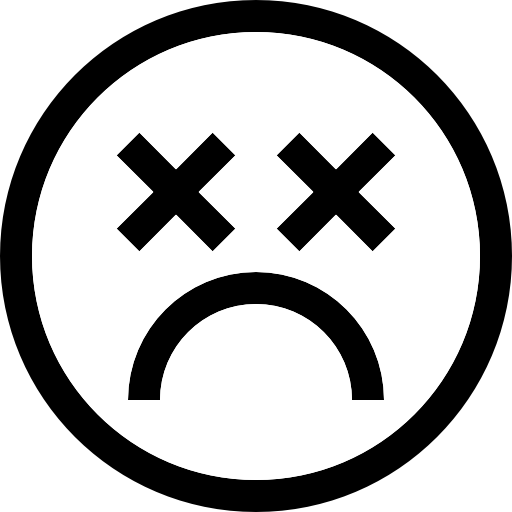
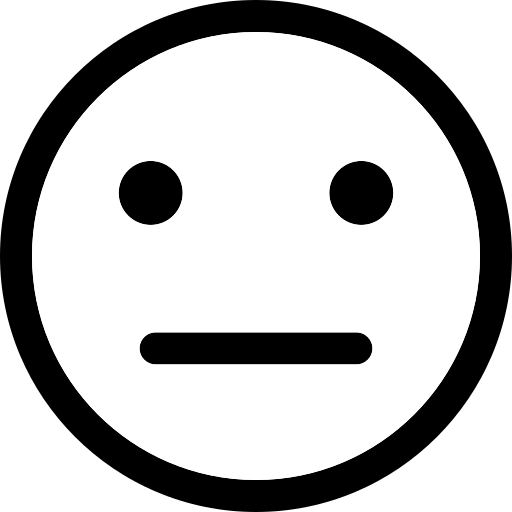
Layered file, before and after one edit (512 x 512). Changes by layer:
hid "dead" over [0,0,512,512]
showed "neutral" over [0,0,512,512]
